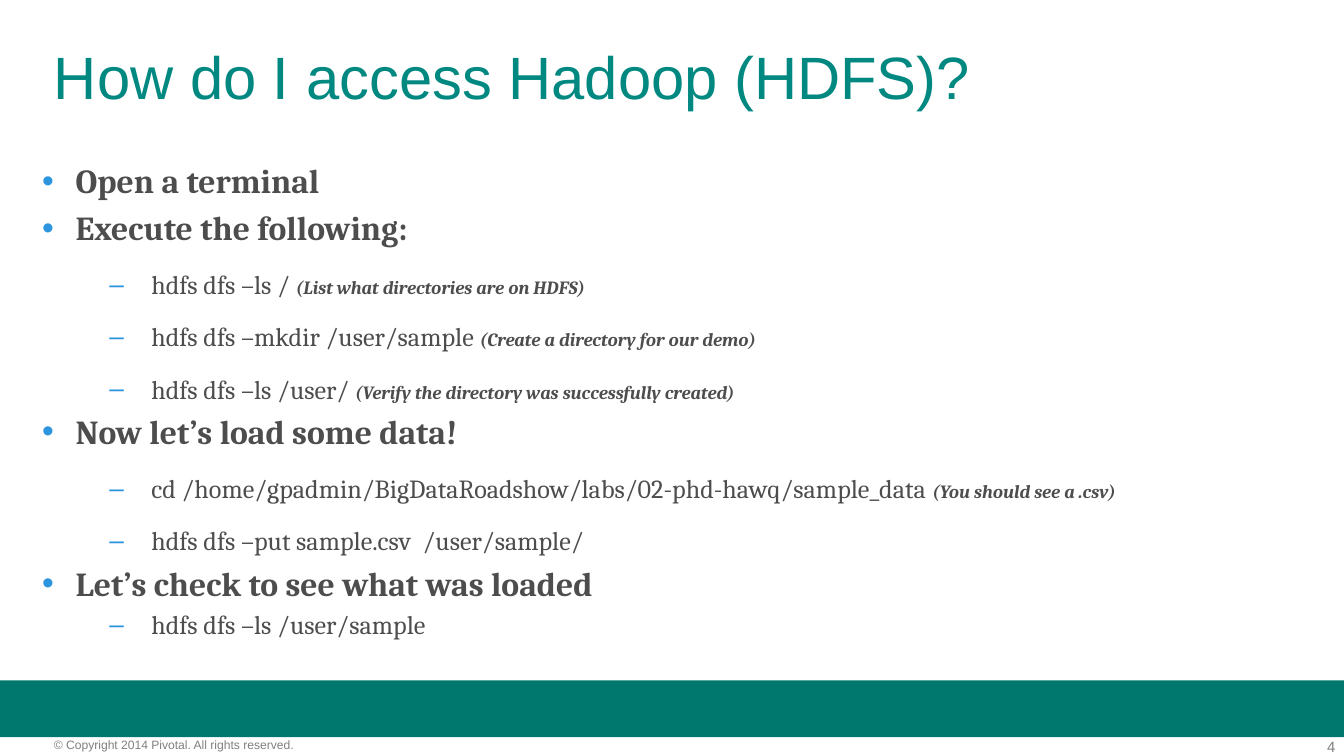
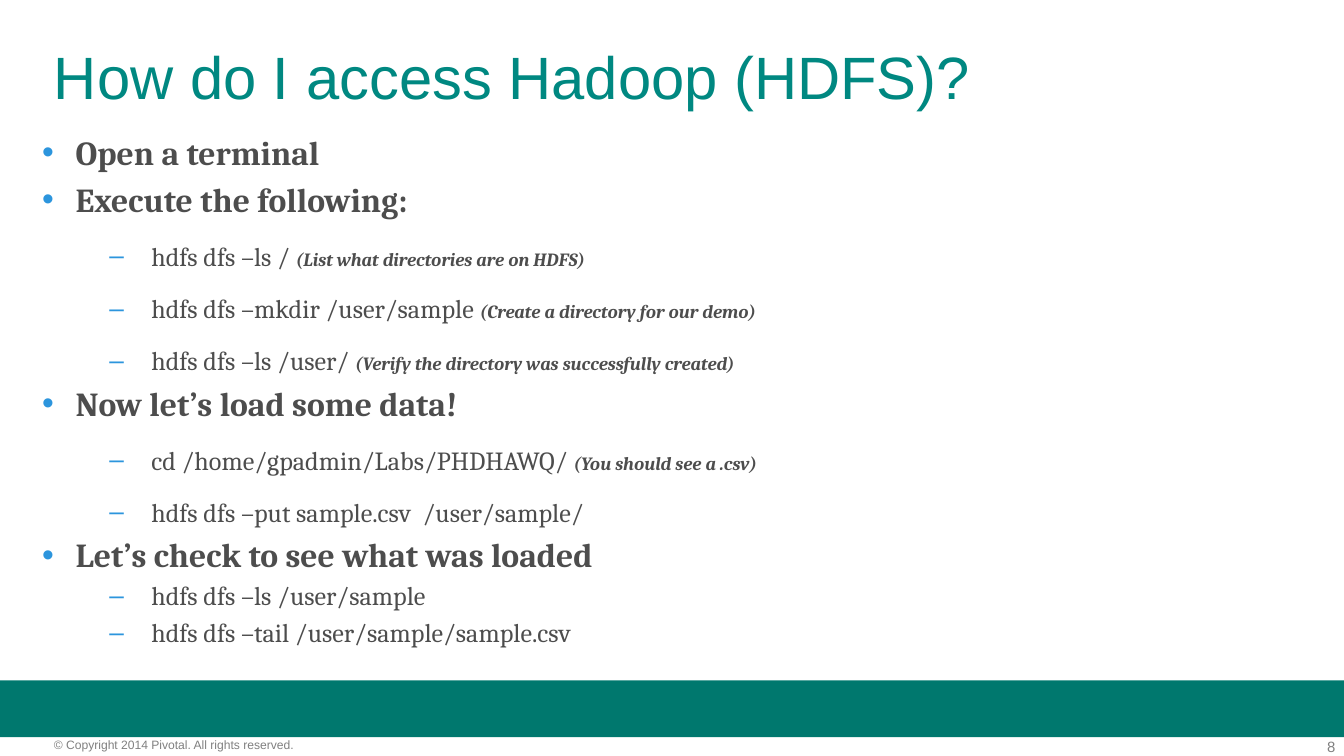
Before and after one commit to vmware-archive/BigDataRoadshow-labs, a slide deck: slide 8 of decks/02_phd_hawq_presentation.pptx (slide 4 before the commit). Drawn at 1344x756 pixels with LibreOffice and Linux fonts; fonts in the diff are those of the drawing; background and template pictures are left out. Boxes give left, top, right and bottom in pixels: in the first picture for what was removed or moved away, otherwise in the second. Text is boxed around its words. In the diff, an @@ line names an element or a change of style, - is before the commit and + after.

```diff
--- a/decks/02_phd_hawq_presentation.pptx
+++ b/decks/02_phd_hawq_presentation.pptx
@@ text "Open a terminal": place and size @@
-text "Open a terminal" at [76,169,1116,640]
+text "Open a terminal" at [76,141,757,648]
@@ text at [151,452,757,476]: text changed @@
-  – cd /home/gpadmin/BigDataRoadshow/labs/02-phd-hawq/sample_data (You should see a .csv)
+  – cd /home/gpadmin/Labs/PHDHAWQ/ (You should see a .csv)
@@ text at [151,623,571,648]: paragraph added @@
+  – hdfs dfs –tail /user/sample/sample.csv
@@ page number at [1327,741,1335,752]: text changed @@
-4
+8
```
Also in this commit, not shown: 3 other slides changed, 5 slides added, 5 other files.
